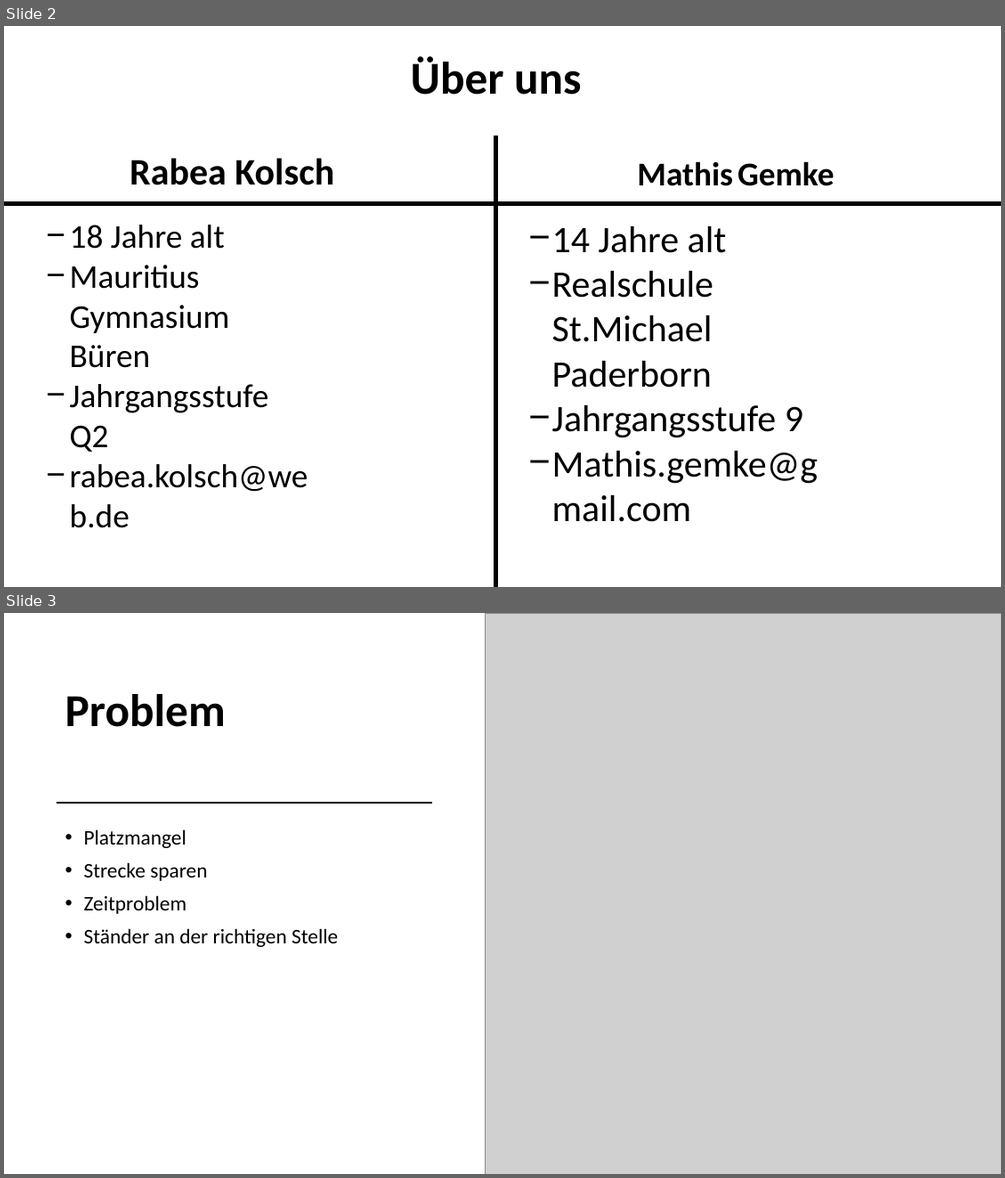
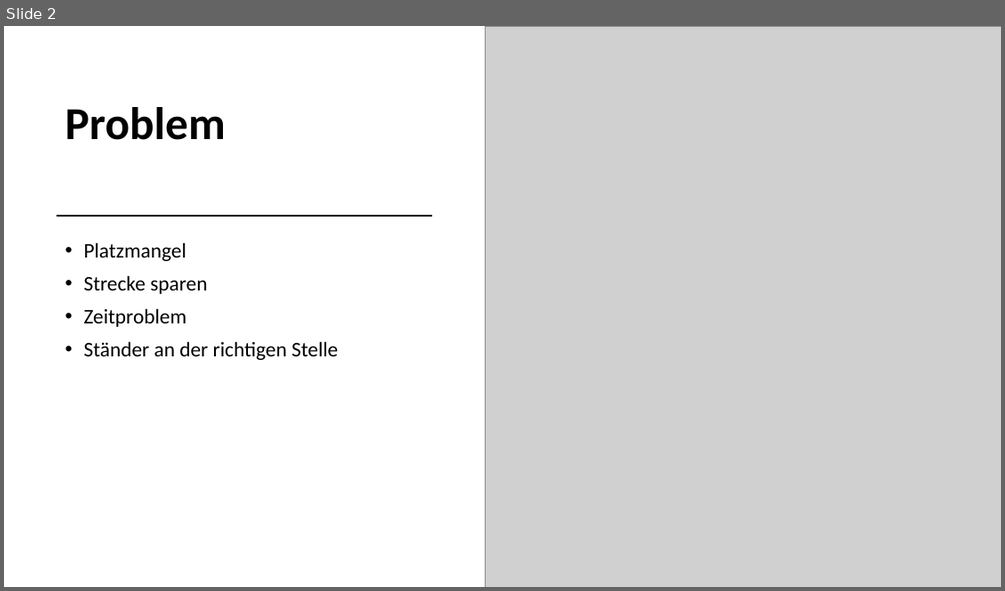
Before and after one commit to mathijo19/fahrradst-nder, a slide deck: Powerpoint.pptx. Shown one above the other, each under a label of ours: slides 2 and 3 before the commit, slide 2 after it. The pictures are 1005x1178 and 1005x591 pixels, drawn with LibreOffice and Linux fonts; fonts in the diff are those of the drawing; grey boxes stand for pictures. Boxes give left, top, right and bottom in pixels: in the first picture for what was removed or moved away, otherwise in the second. Text is boxed around its words. In the diff, an @@ line names an element or a change of style, - is before the commit and + after.

```diff
--- a/Powerpoint.pptx
+++ b/Powerpoint.pptx
@@ slide 2 removed at (4, 26, 1001, 587), background #FFFFFF @@
@@ title removed at (411, 56, 581, 95) @@
-Über uns
@@ text removed at (129, 158, 334, 185) @@
-Rabea Kolsch
@@ line removed from (496, 136) to (496, 587) @@
@@ text removed at (637, 161, 834, 186) @@
-Mathis Gemke
@@ line removed from (4, 204) to (1001, 204) @@
@@ text removed at (70, 224, 308, 528) @@
-− 18 Jahre alt
-− Mauritius Gymnasium Büren
-− Jahrgangsstufe Q2
-− rabea.kolsch@web.de
@@ text removed at (552, 226, 817, 522) @@
-− 14 Jahre alt
-− Realschule St.Michael Paderborn
-− Jahrgangsstufe 9
-− Mathis.gemke@gmail.com
@@ what was slide 3 is now slide 2 @@
```
Also in this commit, not shown: 1 slide changed.
